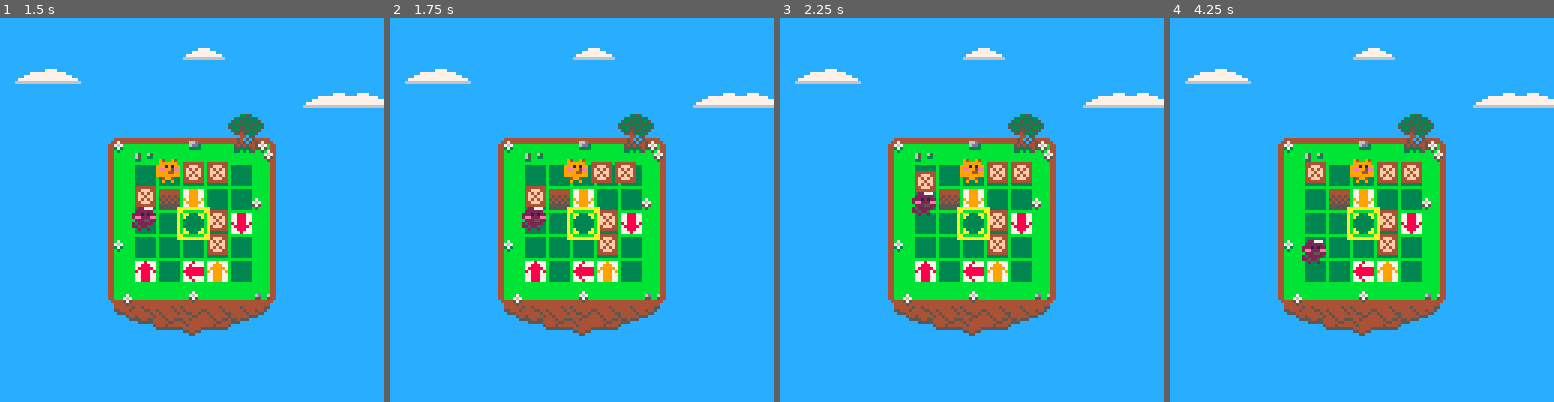
Above: before the commit, frames 1-4 (left to right).
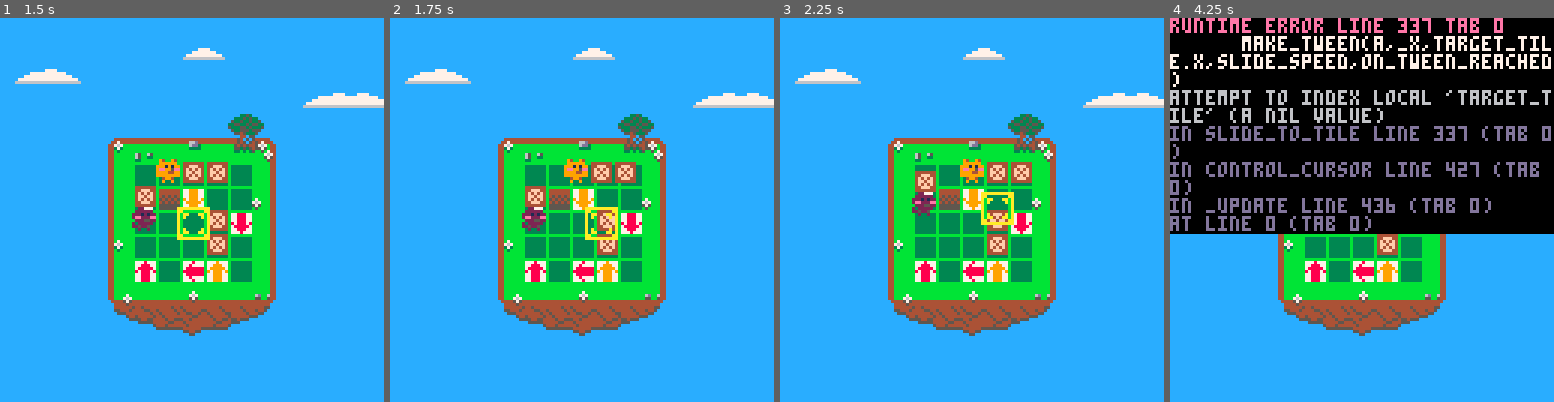
Above: after the commit, the same moments.

Repository: accidentalrebel/pico8-pop-puff
Game: PICO-8 cartridge pop-puff.p8
The game is run twice, just before and just after one commit, with the same random seed, the same clock (stepped at 60 frames per second) and the same inputs.
Inputs:
- Up to frame 1 (1.5 s): no input
- Up to frame 2 (1.75 s): hold Right from 1.6 s (still down)
- Up to frame 3 (2.25 s): release Right at 2.1 s; hold Up from 2.15 s (still down)
- Up to frame 4 (4.25 s): release Up at 2.42 s; hold Right 2.47-3.03 s; hold Left 3.08-3.58 s; hold Down 3.63-3.97 s; hold Right from 4.02 s (still down)

Frame 1 is identical in both runs. In frame 2, 0.5% of the frame differs, in the area x 46-60%, y 49-58%; in frame 3, 0.6%; in frame 4, 57%, in the area x 0-100%, y 0-69%.
Error after the commit: runtime error line 337 tab 0; make_tween(a,_x,target_tile.x,slide_speed,on_tween_reached); attempt to index local 'target_tile' (a nil value)

Commit message:
Can now move the cursor.

Diff:
--- a/pop-puff.p8
+++ b/pop-puff.p8
@@ -17,6 +17,7 @@
 i_index_arrows = 19
 slide_speed = 0.2
 current_player_index = 1
+cursor = nil
 
 -- enums
 _x=1
@@ -108,6 +109,7 @@
    attach(cursor,get_tile_at(3,3))
 
    cursor.on_draw = draw_cursor
+   return cursor
 end
 
 function detach(a)
@@ -186,7 +188,7 @@
    attach(a,get_tile_at(2,2))
    add(tiles,a)
 
-   make_cursor()
+   cursor = make_cursor()
 end
 
 function pool(obj)
@@ -237,6 +239,10 @@
 
 function on_tween_reached(tween)
    local p = tween.obj
+
+   if p.tag == _cursor then
+      return
+   end
 
    for child in all(p.parent.children) do
       if child.tag == _arrow then
@@ -337,13 +343,15 @@
       make_tween(a,_y,target_tile.y,slide_speed,on_tween_reached)
    end
 
-   local child = get_child_of_type(target_tile, {_box,_pop,_puff})
-   if child != nil then
-      local t = get_next_tile(child,get_direction(a,child))
-      child.pointing = a.pointing
-      slide_to_tile(child,t.col,t.row)
-
-      a.stop_on_next_tile = true
+   if a.tag != _cursor then
+      local child = get_child_of_type(target_tile, {_box,_pop,_puff})
+      if child != nil then
+	 local t = get_next_tile(child,get_direction(a,child))
+	 child.pointing = a.pointing
+	 slide_to_tile(child,t.col,t.row)
+
+	 a.stop_on_next_tile = true
+      end
    end
 end
 
@@ -418,15 +426,23 @@
    end
 end
 
+function control_cursor(dx,dy)
+   slide_to_tile(cursor,cursor.col+dx,cursor.row+dy)
+end
+
 function _update()
    if btnp(0) then
       control_player(current_player_index,-1,0)
+      control_cursor(-1,0)
    elseif btnp(1) then
       control_player(current_player_index,1,0)
+      control_cursor(1,0)
    elseif btnp(2) then
       control_player(current_player_index,0,-1)
+      control_cursor(0,-1)
    elseif btnp(3) then
       control_player(current_player_index,0,1)
+      control_cursor(0,1)
    end
 
    foreach(tweens,handle_tween)
